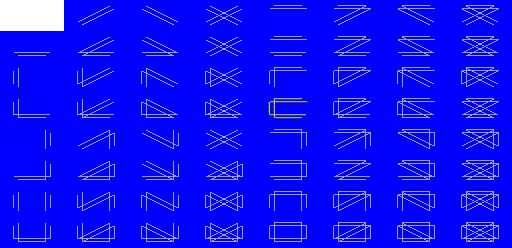
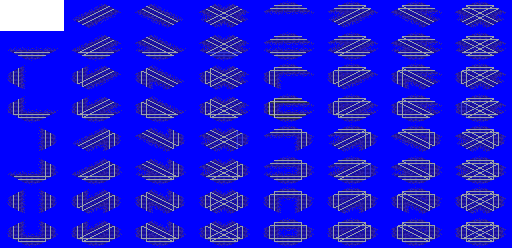
Layers edited between the first and the second 512 × 248 image:
showed "orig" over [7, 1, 506, 247]
